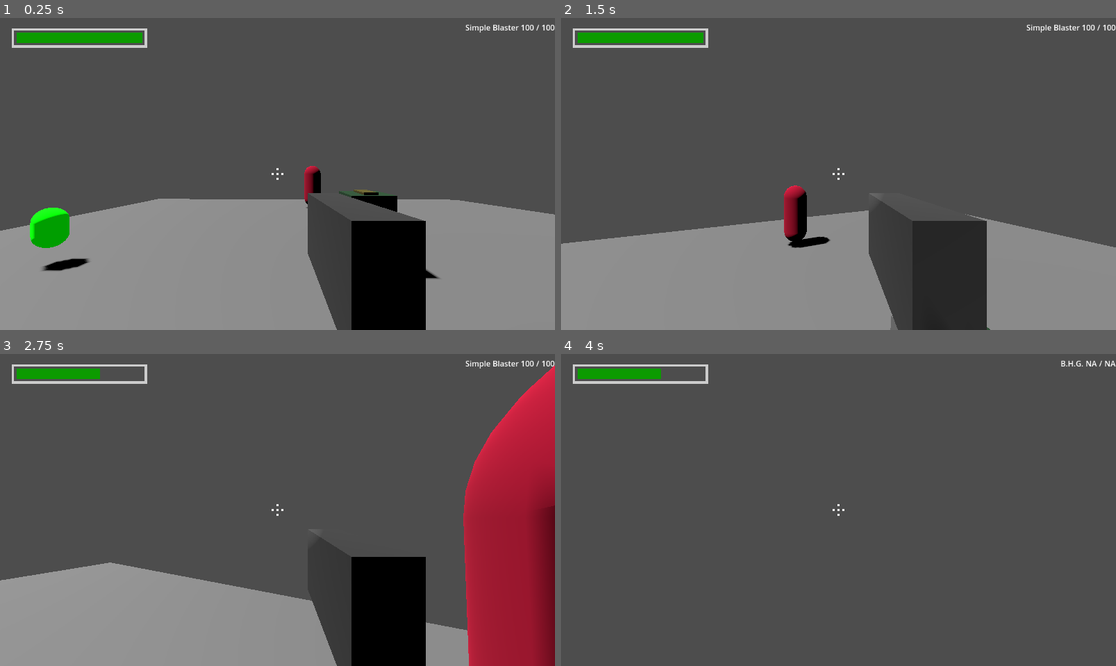
Above: before the commit, frames 1-4 (two rows, left to right).
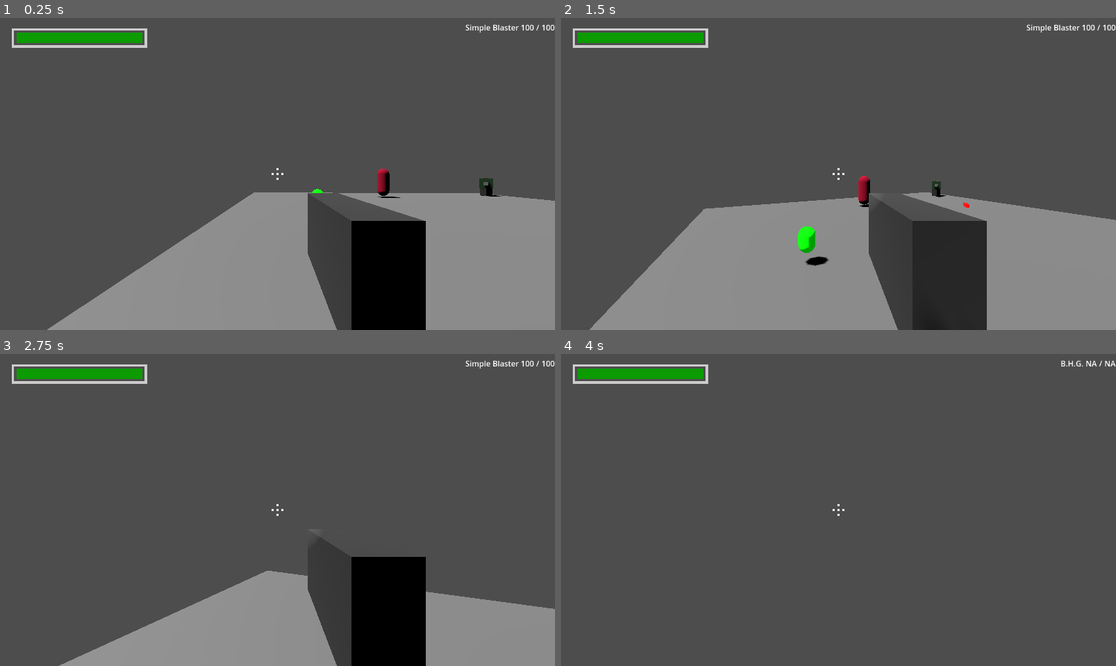
Above: after the commit, the same moments.

Repository: HarryLBonGithub/Harrys-Godot-Tools
Game: Godot game, scene res://Building Tools/Testing Rooms/testing_room_alpha.tscn
The game is run twice, just before and just after one commit, with the same random seed, the same clock (stepped at 60 frames per second) and the same inputs. The project has no main scene, so this scene is started directly.
Inputs (mouse positions are in pixels of both pictures, inside the frame that each line leads up to):
- Up to frame 1 (0.25 s): no input
- Up to frame 2 (1.5 s): tap Enter at 0.5 s; move the mouse to (832, 180) at 0.52 s; hold Ctrl (crouch) 0.53-1.28 s; hold W (move_forward) from 0.53 s (still down); tap Space (jump) at 0.77 s; move the mouse to (877, 177) at 1.27 s; tap F (flashlight) at 1.35 s
- Up to frame 3 (2.75 s): keep holding W (move_forward); tap Space (jump) at 1.52 s; move the mouse to (233, 506) at 2.02 s; tap E (interact) at 2.1 s
- Up to frame 4 (4 s): move the mouse to (844, 510) at 2.77 s; release W (move_forward) at 2.78 s; hold A (move_left) 2.78-3.53 s; tap Shift (run) at 2.85 s; tap Space (jump) at 3.02, 3.5, 3.77 s; move the mouse to (816, 503) at 3.52 s; hold W (move_forward) from 3.53 s (still down); tap Mouse wheel down (scroll_down) at 3.6 s

The runs differ from the first frame. In frame 1, 12% of the frame differs, in the area x 0-100%, y 47-100%; in frame 2, 8.9%; in frame 3, 23%, in the area x 0-100%, y 3-100%; in frame 4, 0.3%.

Commit message:
adjust health
- simple health pickup now only triggers if someone picking it up is not at max health

Diff:
--- a/Building Tools/Characters/Simple Turret/simple_turret.tscn
+++ b/Building Tools/Characters/Simple Turret/simple_turret.tscn
@@ -63,7 +63,7 @@
 
 [node name="TargetNearest" parent="." node_paths=PackedStringArray("pointer") instance=ExtResource("1_8qqrb")]
 pointer = NodePath("../Gun")
-targetGroup = "enemy"
+targetGroup = "player"
 
 [node name="Command" type="Node" parent="."]
 script = ExtResource("2_s8trj")
--- a/Building Tools/Properties/Damage and Health Box/healing_box.gd
+++ b/Building Tools/Properties/Damage and Health Box/healing_box.gd
@@ -6,13 +6,16 @@
 func _on_area_entered(area):
 	if area.has_node("Health"):
 		var target = area.find_child("Health")
-		target.heal_damage(healing)
 
-		emit_signal("healthDelivered")
+		if target.currentHealth < target.maxHealth:
+			target.heal_damage(healing)
+			emit_signal("healthDelivered")
 
 
 func _on_body_entered(body):
 	if body.has_node("Health"):
 		var target = body.find_child("Health")
-		target.heal_damage(healing)
-		emit_signal("healthDelivered")
+
+		if target.currentHealth < target.maxHealth:
+			target.heal_damage(healing)
+			emit_signal("healthDelivered")
--- a/Building Tools/Testing Rooms/testing_room_alpha.tscn
+++ b/Building Tools/Testing Rooms/testing_room_alpha.tscn
@@ -28,13 +28,19 @@
 shadow_enabled = true
 
 [node name="FPSCharacterController" parent="." instance=ExtResource("4_yfru2")]
-transform = Transform3D(-0.0214834, 0, 0.999769, 0, 1, 0, -0.999769, 0, -0.0214834, 3.76567, 1.5, 1.52736)
+transform = Transform3D(-0.0214834, 0, 0.999769, 0, 1, 0, -0.999769, 0, -0.0214834, 8.63297, 1.5, 7.41954)
 
 [node name="SimpleTurret" parent="." instance=ExtResource("4_xa2t1")]
-transform = Transform3D(1, 0, 0, 0, 1, 0, 0, 0, 1, 0, 0.483391, 0)
+transform = Transform3D(1, 0, 0, 0, 1, 0, 0, 0, 1, -7.75996, 0.483391, -8.69371)
 
 [node name="Dummy" parent="." instance=ExtResource("4_jhemo")]
 transform = Transform3D(1, 0, 0, 0, 1, 0, 0, 0, 1, -6.41921, 1.61337, 0)
 
 [node name="HealthPickup" parent="." instance=ExtResource("5_yl6wb")]
 transform = Transform3D(1, 0, 0, 0, 1, 0, 0, 0, 1, 0, 1.19592, 5.91257)
+
+[node name="HealthPickup2" parent="." instance=ExtResource("5_yl6wb")]
+transform = Transform3D(1, 0, 0, 0, 1, 0, 0, 0, 1, 6.31076, 1.19592, -6.76053)
+
+[node name="HealthPickup3" parent="." instance=ExtResource("5_yl6wb")]
+transform = Transform3D(1, 0, 0, 0, 1, 0, 0, 0, 1, 6.72794, 0.830379, -1.63218)
